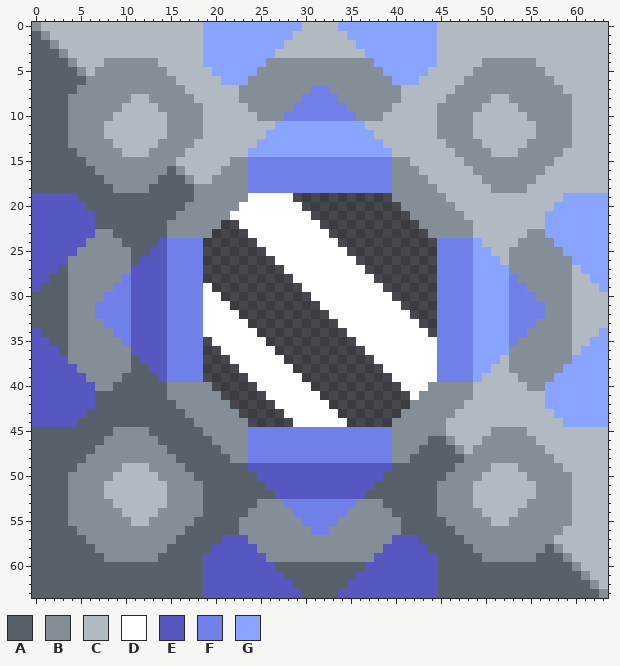
Edited in one commit: pixel-art sprite (assets/sprites/blocks/production/salinator.png). Above: the version before the commit.
The file is 64x64 pixels.
Palette (. is transparent): A #576169  B #838e96  C #b0bac0  D #ffffff  E #5757c1  F #6f80e8  G #88a4ff
Pixels before, first column x 0:
 0 BCCCCCCCCCCCCCCCCCCGGGGGGGGGGGCCCCGGGGGGGGGGGCCCCCCCCCCCCCCCCCCC
 1 ABCCCCCCCCCCCCCCCCCGGGGGGGGGGCCCCCCGGGGGGGGGGCCCCCCCCCCCCCCCCCCC
 2 AABCCCCCCCCCCCCCCCCGGGGGGGGGCCCCCCCCGGGGGGGGGCCCCCCCCCCCCCCCCCCC
 3 AAABCCCCCCCCCCCCCCCGGGGGGGGCCCCCCCCCCGGGGGGGGCCCCCCCCCCCCCCCCCCC
 4 AAAABCCCBBBBBBCCCCCGGGGGGGBBBBBBBBBBBBGGGGGGGCCCCCBBBBBBCCCCCCCC
 5 AAAAABCBBBBBBBBCCCCCGGGGGBBBBBBBBBBBBBBGGGGGCCCCCBBBBBBBBCCCCCCC
 6 AAAAAABBBBBBBBBBCCCCCGGGBBBBBBBBBBBBBBBBGGGCCCCCBBBBBBBBBBCCCCCC
 7 AAAAABBBBBBBBBBBBCCCCCCBBBBBBBBFFBBBBBBBBCCCCCCBBBBBBBBBBBBCCCCC
 8 AAAABBBBBBBCCBBBBBCCCCCBBBBBBBFFFFBBBBBBBCCCCCBBBBBCCBBBBBBBCCCC
 9 AAAABBBBBBCCCCBBBBBCCCCCBBBBBFFFFFFBBBBBCCCCCBBBBBCCCCBBBBBBCCCC
10 AAAABBBBBCCCCCCBBBBCCCCCCBBBFFFFFFFFBBBCCCCCCBBBBCCCCCCBBBBBCCCC
11 AAAABBBBCCCCCCCBBBBCCCCCCCCGGGGGGGGGGCCCCCCCCBBBBCCCCCCCBBBBCCCC
12 AAAABBBBCCCCCCCBBBBCCCCCCCGGGGGGGGGGGGCCCCCCCBBBBCCCCCCCBBBBCCCC
13 AAAABBBBBCCCCCBBBBCCCCCCCGGGGGGGGGGGGGGCCCCCCCBBBBCCCCCBBBBBCCCC
14 AAAAABBBBBCCCBBBBCCCCCCCGGGGGGGGGGGGGGGGCCCCCCCBBBBCCCBBBBBCCCCC
15 AAAAAABBBBBBBBBBCCCCCCBBFFFFFFFFFFFFFFFFBBCCCCCCBBBBBBBBBBCCCCCC
16 AAAAAAABBBBBBBBABCCCCBBBFFFFFFFFFFFFFFFFBBBCCCCCCBBBBBBBBCCCCCCC
17 AAAAAAAABBBBBBAAABCCBBBBFFFFFFFFFFFFFFFFBBBBCCCCCCBBBBBBCCCCCCCC
18 AAAAAAAAABBBBAAAAABBBBBBFFFFFFFFFFFFFFFFBBBBBCCCCCCBBBBCCCCCCCCC
19 EEEEEAAAAAAAAAAAAABBBBBBDDDDD...........BBBBBBCCCCCCCCCCCCCGGGGG
20 EEEEEEAAAAAAAAAAABBBBBBDDDDDDD...........BBBBBBCCCCCCCCCCCGGGGGG
21 EEEEEEEAAAAAAAAABBBBBBDDDDDDDDD...........BBBBBBCCCCCCCCCGGGGGGG
22 EEEEEEEAAAAAAAABBBBBB..DDDDDDDDD...........BBBBBBCCCCCCCCGGGGGGG
23 EEEEEEEBBAAAAAABBBBB....DDDDDDDDD...........BBBBBCCCCCCBBGGGGGGG
24 EEEEEEBBBBAAAAEFFFF......DDDDDDDDD...........FFFFGCCCCBBBBGGGGGG
25 EEEEEBBBBBBAAEEFFFF.......DDDDDDDDD..........FFFFGGCCBBBBBBGGGGG
26 EEEEBBBBBBBAEEEFFFF........DDDDDDDDD.........FFFFGGGCBBBBBBBGGGG
27 EEEABBBBBBBEEEEFFFF.........DDDDDDDDD........FFFFGGGGBBBBBBBCGGG
28 EEAABBBBBBFEEEEFFFF..........DDDDDDDDD.......FFFFGGGGFBBBBBBCCGG
29 EAAABBBBBFFEEEEFFFFD..........DDDDDDDDD......FFFFGGGGFFBBBBBCCCG
30 AAAABBBBFFFEEEEFFFFDD..........DDDDDDDDD.....FFFFGGGGFFFBBBBCCCC
31 AAAABBBFFFFEEEEFFFFDDD..........DDDDDDDDD....FFFFGGGGFFFFBBBCCCC
32 AAAABBBFFFFEEEEFFFFDDDD..........DDDDDDDDD...FFFFGGGGFFFFBBBCCCC
33 AAAABBBBFFFEEEEFFFFDDDDD..........DDDDDDDDD..FFFFGGGGFFFBBBBCCCC
34 EAAABBBBBFFEEEEFFFFDDDDDD..........DDDDDDDDD.FFFFGGGGFFBBBBBCCCG
35 EEAABBBBBBFEEEEFFFF.DDDDDD..........DDDDDDDDDFFFFGGGGFBBBBBBCCGG
36 EEEABBBBBBBEEEEFFFF..DDDDDD..........DDDDDDDDFFFFGGGGBBBBBBBCGGG
37 EEEEBBBBBBBAEEEFFFF...DDDDDD..........DDDDDDDFFFFGGGCBBBBBBBGGGG
38 EEEEEBBBBBBAAEEFFFF....DDDDDD..........DDDDDDFFFFGGCCBBBBBBGGGGG
39 EEEEEEBBBBAAAAEFFFF.....DDDDDD..........DDDDDFFFFGCCCCBBBBGGGGGG
40 EEEEEEEBBAAAAAABBBBB.....DDDDDD..........DDDBBBBBCCCCCCBBGGGGGGG
41 EEEEEEEAAAAAAAABBBBBB.....DDDDDD..........DBBBBBBCCCCCCCCGGGGGGG
42 EEEEEEEAAAAAAAAABBBBBB.....DDDDDD.........BBBBBBCCCCCCCCCGGGGGGG
43 EEEEEEAAAAAAAAAAABBBBBB.....DDDDDD.......BBBBBBCCCCCCCCCCCGGGGGG
44 EEEEEAAAAAAAAAAAAABBBBBB.....DDDDDD.....BBBBBBCCCCCCCCCCCCCGGGGG
45 AAAAAAAAABBBBAAAAAABBBBBFFFFFFFFFFFFFFFFBBBBBBCCCCCBBBBCCCCCCCCC
46 AAAAAAAABBBBBBAAAAAABBBBFFFFFFFFFFFFFFFFBBBBAABCCCBBBBBBCCCCCCCC
47 AAAAAAABBBBBBBBAAAAAABBBFFFFFFFFFFFFFFFFBBBAAAABCBBBBBBBBCCCCCCC
48 AAAAAABBBBBBBBBBAAAAAABBFFFFFFFFFFFFFFFFBBAAAAAABBBBBBBBBBCCCCCC
49 AAAAABBBBBCCCBBBBAAAAAAAEEEEEEEEEEEEEEEEAAAAAAABBBBCCCBBBBBCCCCC
50 AAAABBBBBCCCCCBBBBAAAAAAAEEEEEEEEEEEEEEAAAAAAABBBBCCCCCBBBBBCCCC
51 AAAABBBBCCCCCCCBBBBAAAAAAAEEEEEEEEEEEEAAAAAAABBBBCCCCCCCBBBBCCCC
52 AAAABBBBCCCCCCCBBBBAAAAAAAAEEEEEEEEEEAAAAAAAABBBBCCCCCCCBBBBCCCC
53 AAAABBBBBCCCCCCBBBBAAAAAABBBFFFFFFFFBBBAAAAAABBBBCCCCCCBBBBBCCCC
54 AAAABBBBBBCCCCBBBBBAAAAABBBBBFFFFFFBBBBBAAAAABBBBBCCCCBBBBBBCCCC
55 AAAABBBBBBBCCBBBBBAAAAABBBBBBBFFFFBBBBBBBAAAAABBBBBCCBBBBBBBCCCC
56 AAAAABBBBBBBBBBBBAAAAAABBBBBBBBFFBBBBBBBBAAAAAABBBBBBBBBBBBCCCCC
57 AAAAAABBBBBBBBBBAAAAAEEEBBBBBBBBBBBBBBBBEEEAAAAABBBBBBBBBBCCCCCC
58 AAAAAAABBBBBBBBAAAAAEEEEEBBBBBBBBBBBBBBEEEEEAAAAABBBBBBBBABCCCCC
59 AAAAAAAABBBBBBAAAAAEEEEEEEBBBBBBBBBBBBEEEEEEEAAAAABBBBBBAAABCCCC
60 AAAAAAAAAAAAAAAAAAAEEEEEEEEAAAAAAAAAAEEEEEEEEAAAAAAAAAAAAAAABCCC
61 AAAAAAAAAAAAAAAAAAAEEEEEEEEEAAAAAAAAEEEEEEEEEAAAAAAAAAAAAAAAABCC
62 AAAAAAAAAAAAAAAAAAAEEEEEEEEEEAAAAAAEEEEEEEEEEAAAAAAAAAAAAAAAAABC
63 AAAAAAAAAAAAAAAAAAAEEEEEEEEEEEAAAAEEEEEEEEEEEAAAAAAAAAAAAAAAAAAB
The same view after the edit:
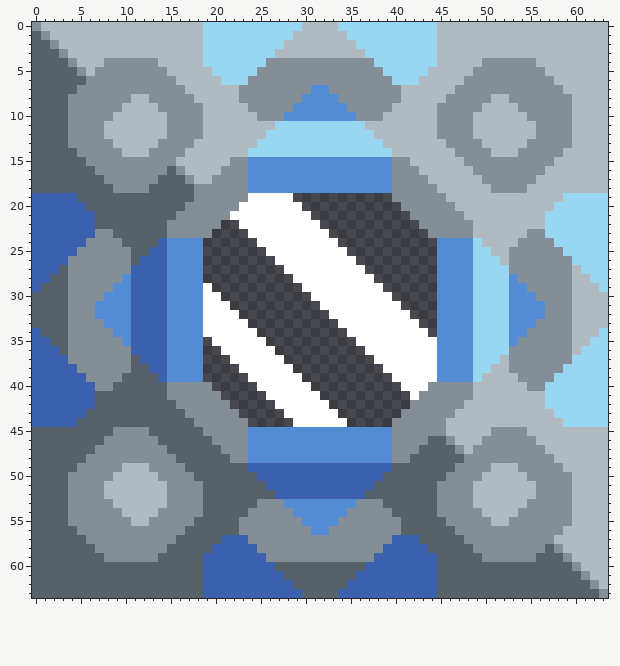
What changed:
colour E: #5757c1 -> #3b60ad
colour F: #6f80e8 -> #538bd4
colour G: #88a4ff -> #99d6f1
Where, in picture pixels (left, top, right, bottom), the same in both pictures:
changed: (203, 22, 437, 193)
changed: (32, 193, 203, 427)
changed: (437, 193, 608, 427)
changed: (203, 427, 437, 598)
